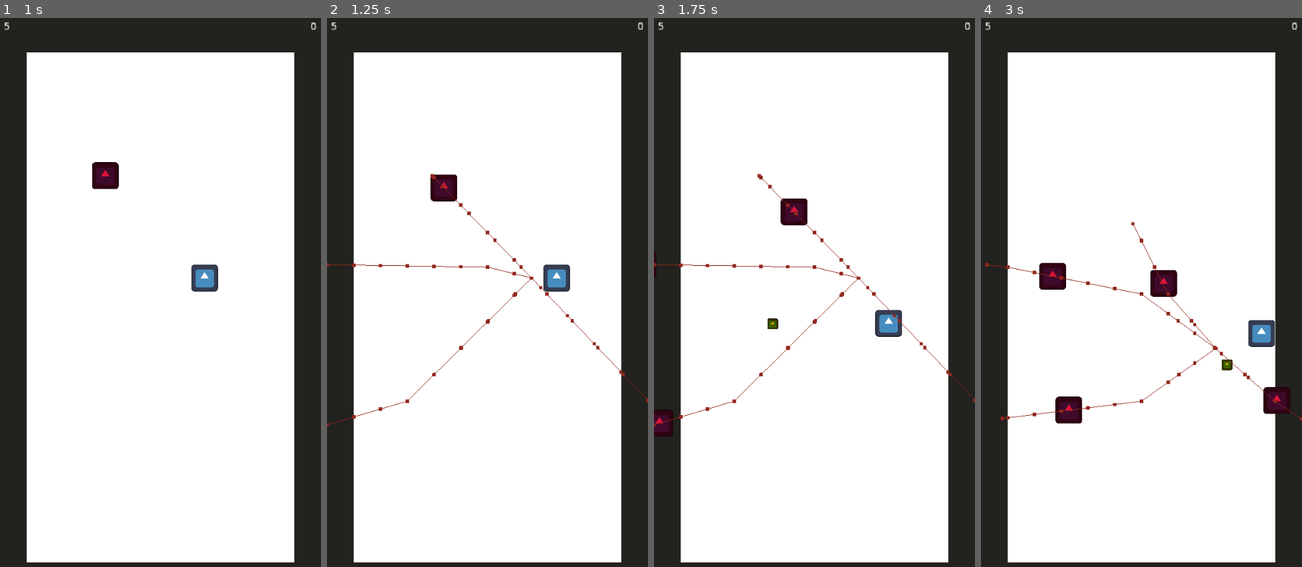
Above: before the commit, frames 1-4 (left to right).
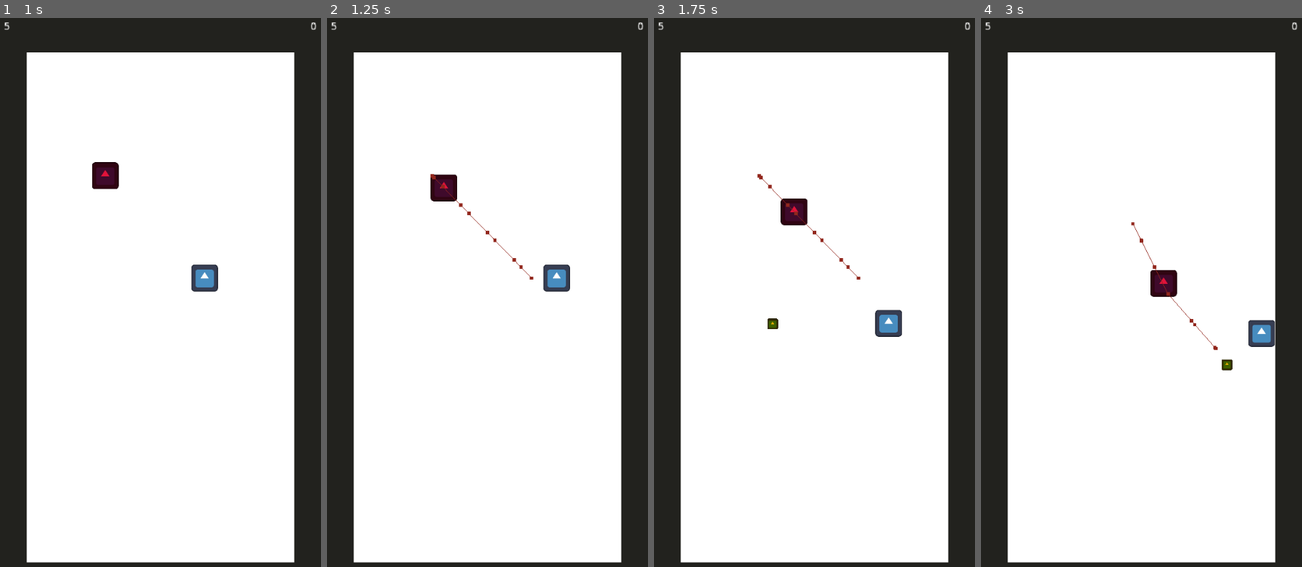
Above: after the commit, the same moments.

Repository: ColinStuartDevelopment/DeveloperClub-LearningProject2024
Game: Godot game, scene res://Scenes/world.tscn
The game is run twice, just before and just after one commit, with the same random seed, the same clock (stepped at 60 frames per second) and the same inputs. The engine's default icon, where the game draws it, is replaced by a stand-in: a white triangle on a blue panel in a dark square.
Inputs (mouse positions are in pixels of both pictures, inside the frame that each line leads up to):
- Up to frame 1 (1 s): tap Enter at 0.5 s; move the mouse to (231, 276) at 0.52 s; hold D (right) from 0.53 s (still down); click (231, 276) at 0.6 s
- Up to frame 2 (1.25 s): keep holding D (right)
- Up to frame 3 (1.75 s): move the mouse to (750, 330) at 1.27 s; release D (right) at 1.28 s; hold S (down) from 1.28 s (still down); click (750, 330) at 1.35 s
- Up to frame 4 (3 s): move the mouse to (1173, 177) at 2.02 s; release S (down) at 2.03 s; hold D (right) 2.03-2.78 s; click (1173, 177) at 2.1 s; move the mouse to (1125, 418) at 2.77 s; hold W (up) from 2.78 s (still down); click (1125, 418) at 2.85 s

Frame 1 is identical in both runs. In frame 2, 0.5% of the frame differs, in the area x 0-100%, y 44-75%; in frame 3, 0.8%; in frame 4, 1.7%, in the area x 1-100%, y 44-74%.

Commit message:
removed extra enemies

Diff:
--- a/Scenes/world.tscn
+++ b/Scenes/world.tscn
@@ -73,12 +73,3 @@
 
 [node name="Enemy" parent="." instance=ExtResource("6_kcytg")]
 position = Vector2(126, 211)
-
-[node name="Enemy2" parent="." instance=ExtResource("6_kcytg")]
-position = Vector2(-73, 316)
-
-[node name="Enemy3" parent="." instance=ExtResource("6_kcytg")]
-position = Vector2(-51, 523)
-
-[node name="Enemy4" parent="." instance=ExtResource("6_kcytg")]
-position = Vector2(452, 598)
